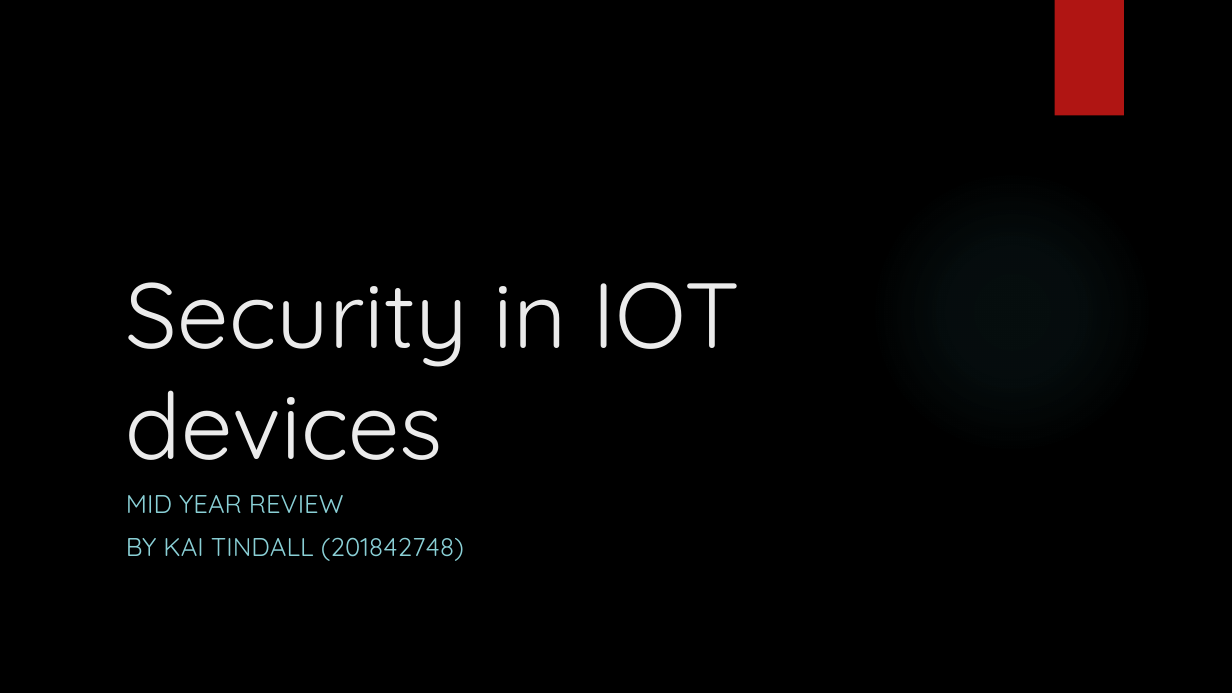
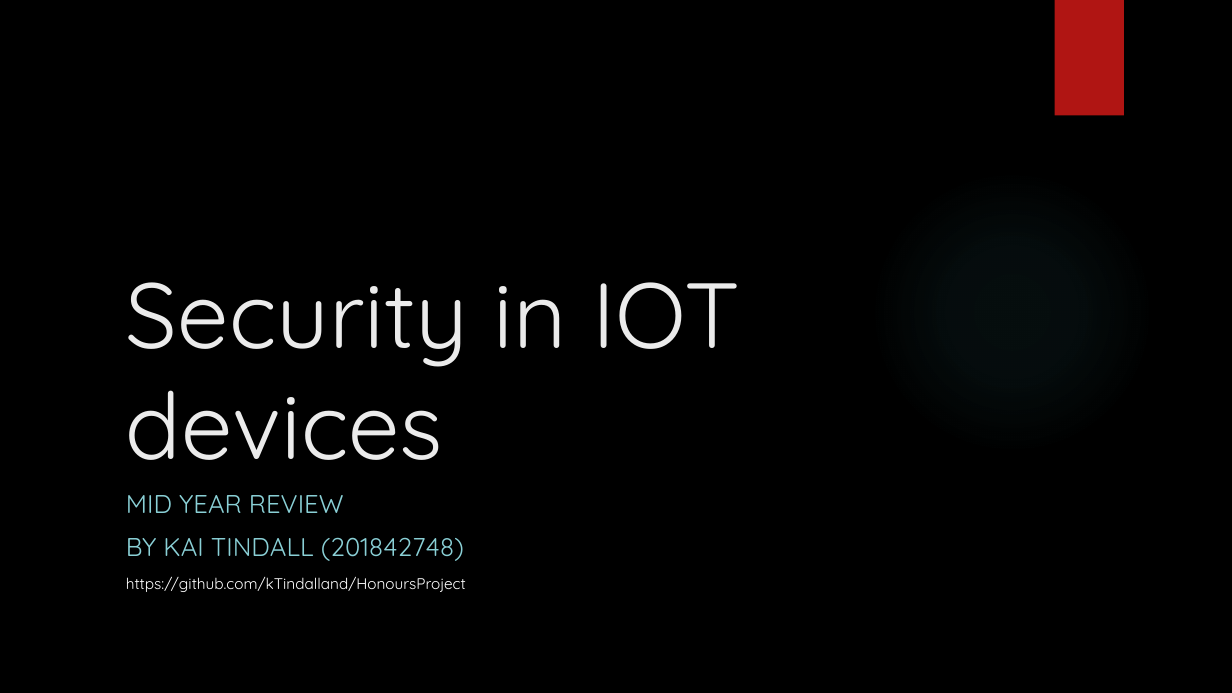
Before and after one commit to kTindalland-uni/HonoursProject, a slide deck: slide 1 of Documentation/Mid Year Review/MidYearReview.pptx. Drawn at 1232x693 pixels with LibreOffice and Linux fonts; fonts in the diff are those of the drawing; background and template pictures are left out. Boxes give left, top, right and bottom in pixels: in the first picture for what was removed or moved away, otherwise in the second. Text is boxed around its words. In the diff, an @@ line names an element or a change of style, - is before the commit and + after.

```diff
--- a/Documentation/Mid Year Review/MidYearReview.pptx
+++ b/Documentation/Mid Year Review/MidYearReview.pptx
@@ text added at [126,577,466,592], 12 pt, text #FFFFFF @@
+https://github.com/kTindalland/HonoursProject
```
Also in this commit, not shown: 3 other slides changed, 1 slide added, 1 other file.
